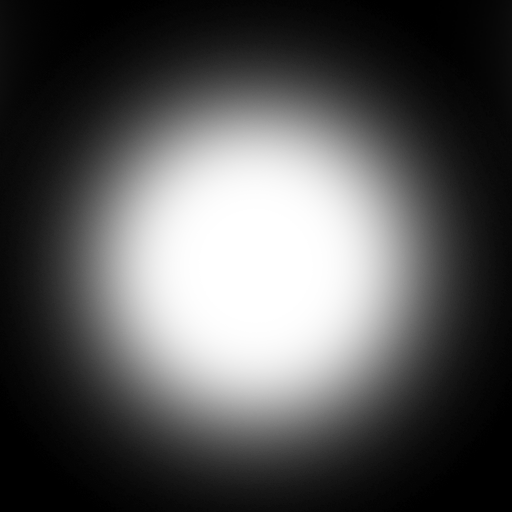
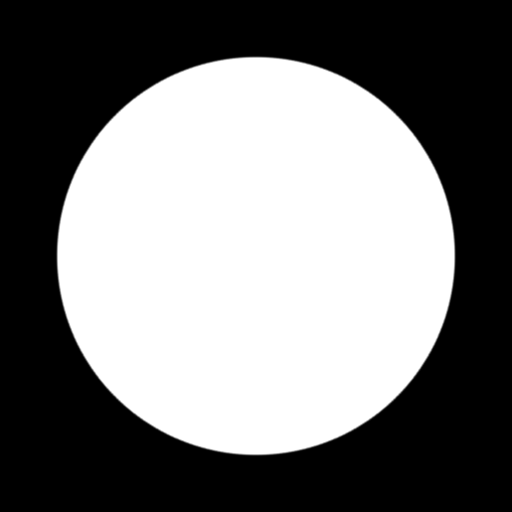
Before/after of a (512, 512) layered artwork. What changed in the layer stack:
painted on "Слой 1" over 0, 0, 512, 512
